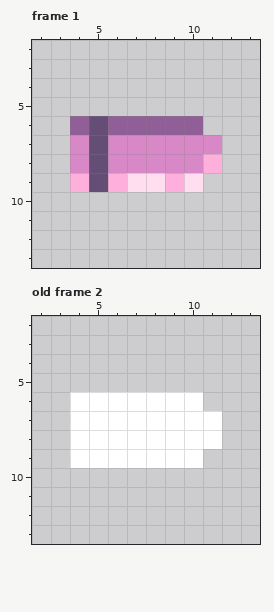
Pixel-art file -- Project_Bolts/lib/spritesheets/all-projectiles/BulletProjectile.aseprite. Above: the version before the commit.
16x16 pixels, 9 frames. Shown: frame 1: x 2..13, y 2..13; old frame 2: x 2..13, y 2..13. The commit also changed other frames, which this record leaves out.
New version:
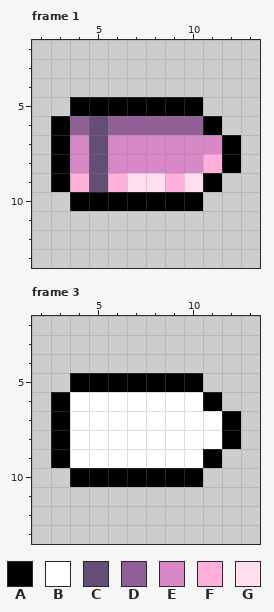
Palette (. is transparent): A #000000  B #ffffff  C #644e75  D #915f97  E #d888c6  F #ffafdb  G #ffdef0
A new or re-ordered frame is compared with the old frame closest to it.
Log entry: Modified sprites - added outline to projectile sprites to make more visible in game
Edits made:
layer "Layer 2" added
frames re-ordered
--- frame 1, layer "Layer 2"
@@ x 2..13 @@
  4 ............
- 5 ............
- 6 ..DCDDDDD...
- 7 ..ECEEEEEE..
- 8 ..ECEEEEEF..
- 9 ..FCFGGFG...
-10 ............
+ 5 ..AAAAAAA...
+ 6 .ADCDDDDDA..
+ 7 .AECEEEEEEA.
+ 8 .AECEEEEEFA.
+ 9 .AFCFGGFGA..
+10 ..AAAAAAA...
 11 ............
--- frame 3 against old frame 2, layer "Layer 2"
@@ x 2..13 @@
  4 ............
- 5 ............
- 6 ..BBBBBBB...
- 7 ..BBBBBBBB..
- 8 ..BBBBBBBB..
- 9 ..BBBBBBB...
-10 ............
+ 5 ..AAAAAAA...
+ 6 .ABBBBBBBA..
+ 7 .ABBBBBBBBA.
+ 8 .ABBBBBBBBA.
+ 9 .ABBBBBBBA..
+10 ..AAAAAAA...
 11 ............
Boxes around the changes in both pictures, in picture pixels (x1, y1, x2, y2):
added: (51, 97, 241, 211)
added: (51, 373, 241, 487)
